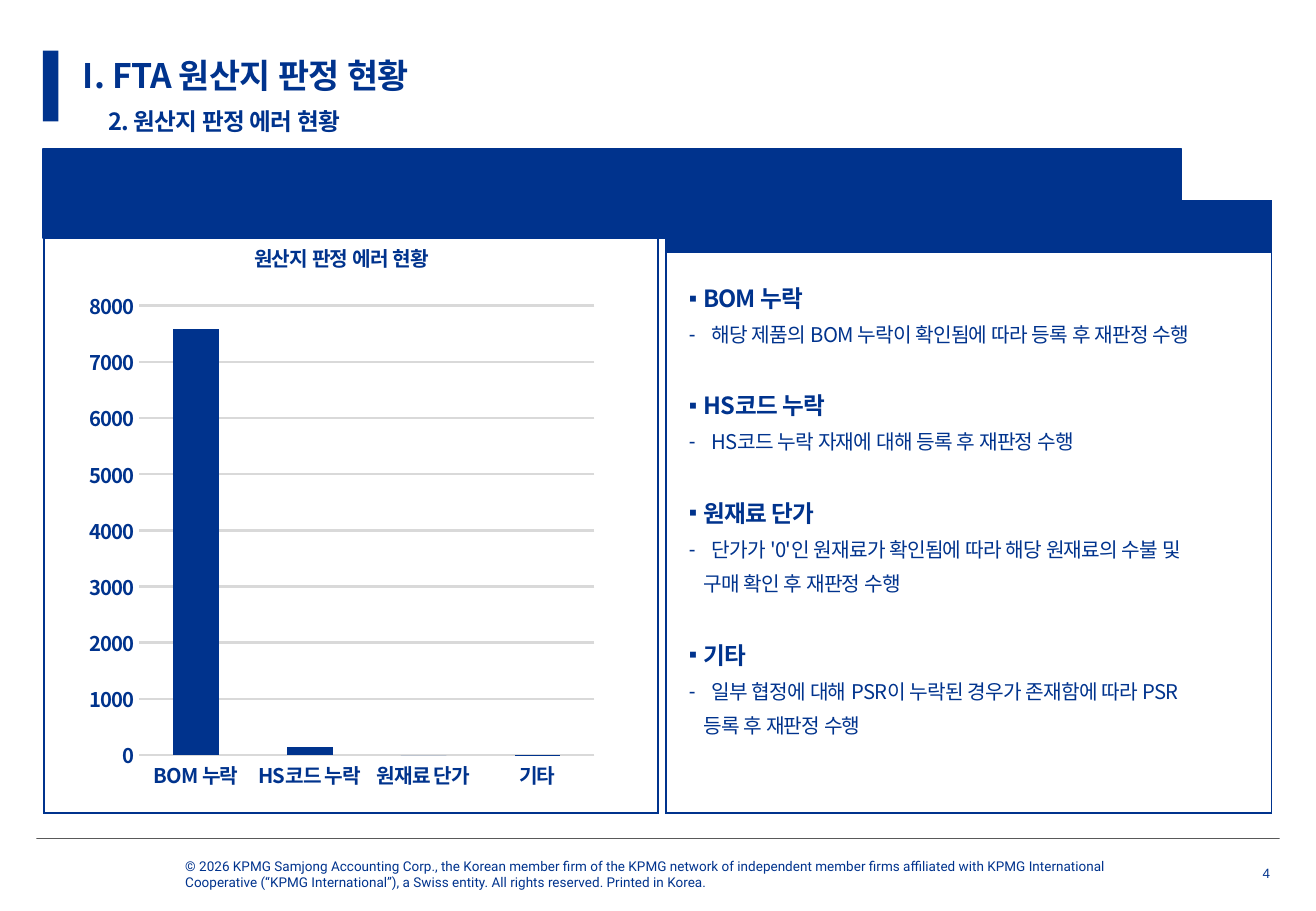
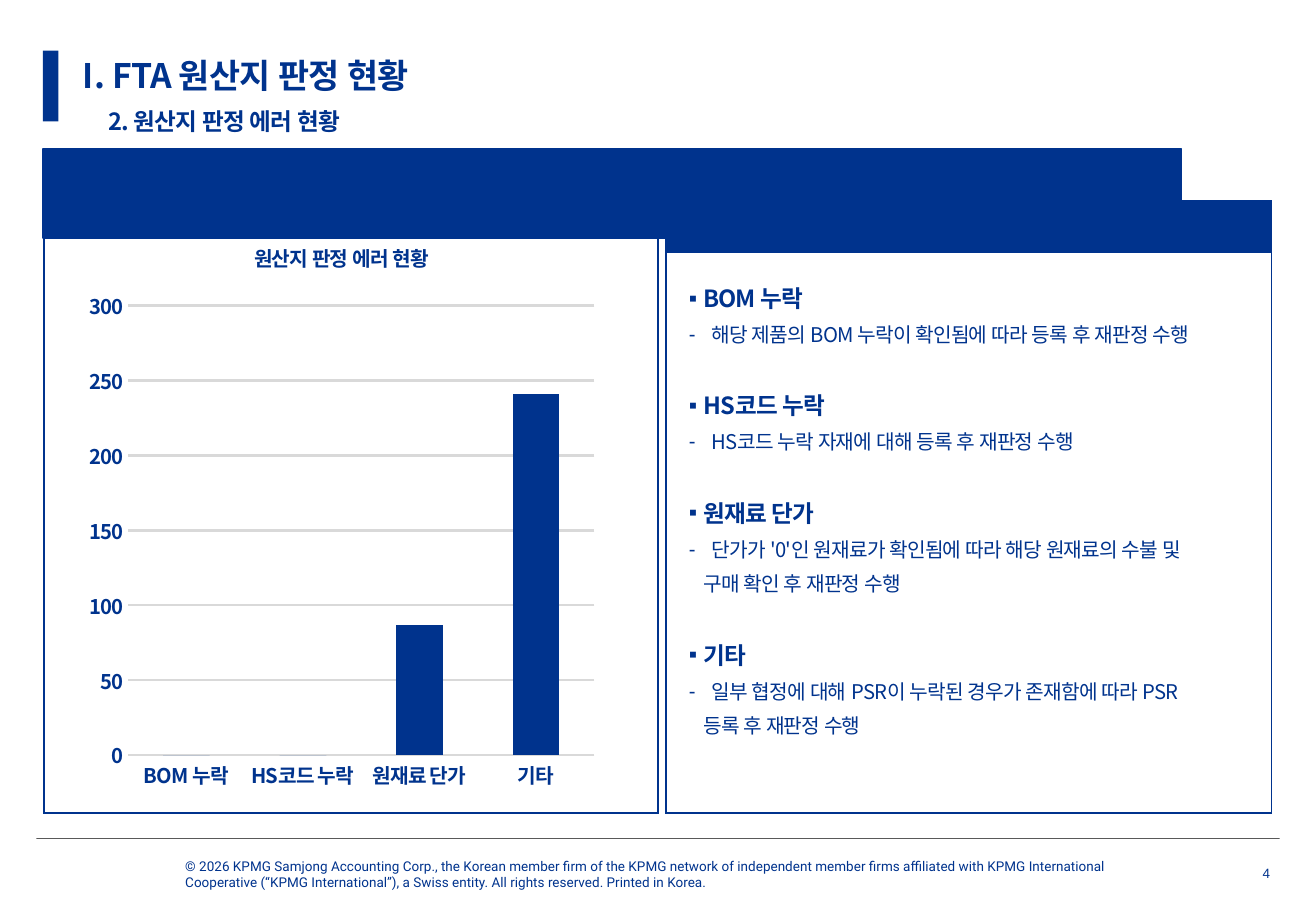
Before and after one commit to Kim-surin/report, a slide deck: slide 4 of 보고서/[디와이덕양]분기보고서_202601.pptx. Drawn at 1316x911 pixels with LibreOffice and Linux fonts; fonts in the diff are those of the drawing; background and template pictures are left out. Boxes give left, top, right and bottom in pixels: in the first picture for what was removed or moved away, otherwise in the second. Text is boxed around its words. In the diff, an @@ line names an element or a change of style, - is before the commit and + after.

```diff
--- a/보고서/[디와이덕양]분기보고서_202601.pptx
+++ b/보고서/[디와이덕양]분기보고서_202601.pptx
@@ column chart at bbox=[79, 219, 605, 803] @@
-Series 1: 7600, 100, 0, 0
+Series 1: 0, 0, 87, 241
```
Also in this commit, not shown: 5 other slides changed, 6 other files.
